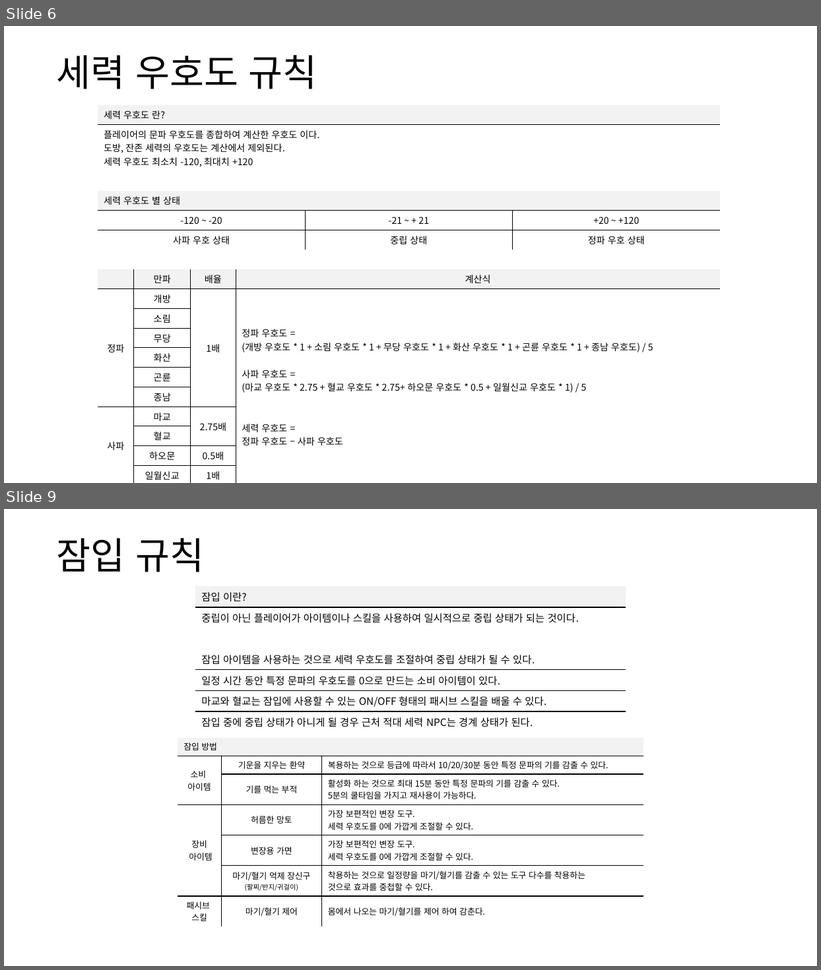
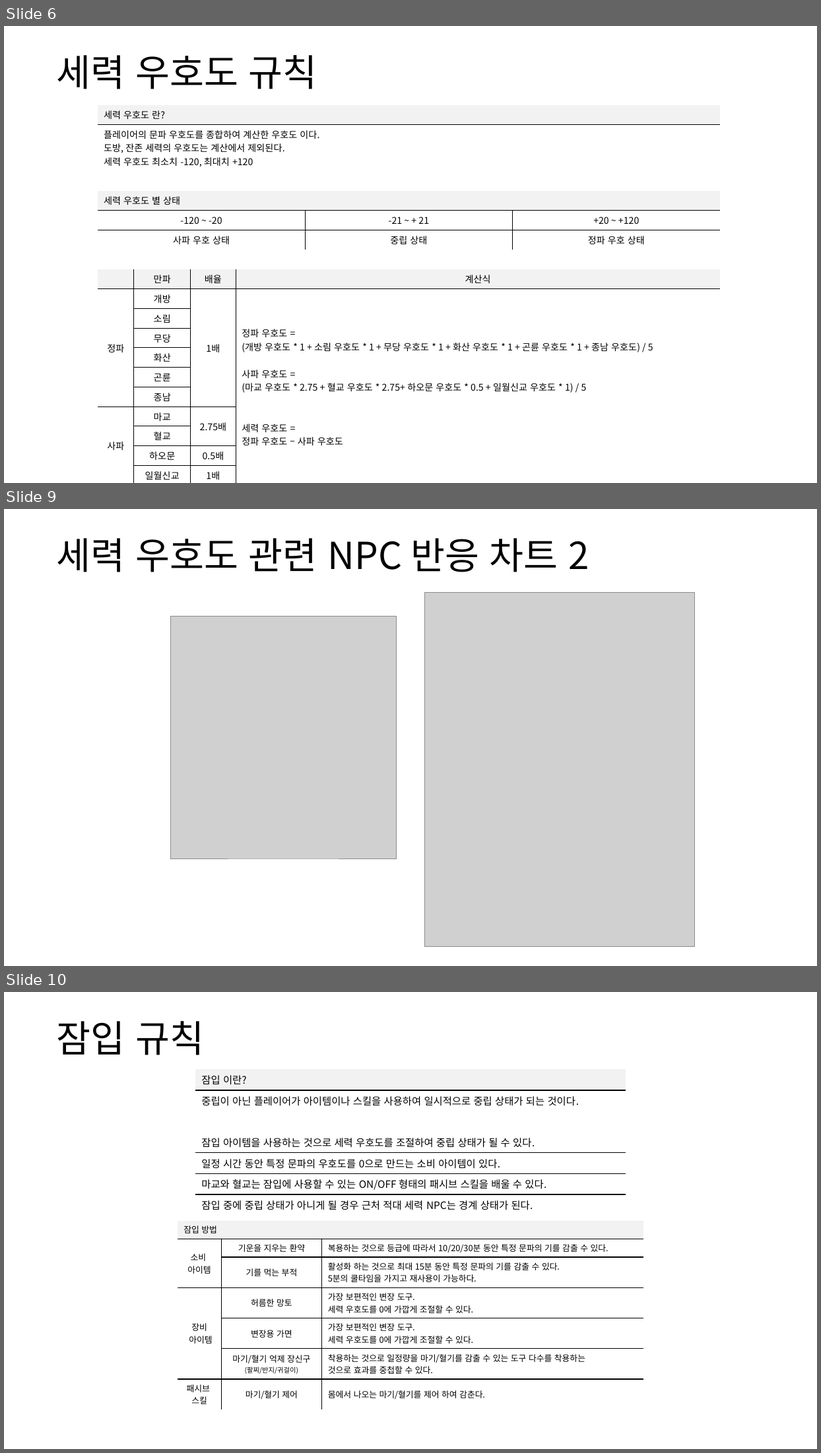
Before and after one commit to yjk0401/unityenginebasic_9th, a slide deck: 기획/방랑엽사전/세력 시스템 기획서.pptx. Shown one above the other, each under a label of ours: slides 6 and 9 before the commit, slides 6, 9 and 10 after it; the slides between them are not shown. The pictures are 821x970 and 821x1453 pixels, drawn with LibreOffice and Linux fonts; fonts in the diff are those of the drawing; grey boxes stand for pictures. Boxes give left, top, right and bottom in pixels: in the first picture for what was removed or moved away, otherwise in the second. Text is boxed around its words. In the diff, an @@ line names an element or a change of style, - is before the commit and + after.

```diff
--- a/기획/방랑엽사전/세력 시스템 기획서.pptx
+++ b/기획/방랑엽사전/세력 시스템 기획서.pptx
@@ slide 9 added at <box>4,509,817,966</box>, background #FFFFFF @@
@@ text added at <box>56,538,589,572</box>, 44 pt, text #000000 @@
+세력 우호도 관련 NPC 반응 차트 2
@@ picture added at <box>425,593,694,947</box> @@
@@ picture added at <box>170,617,396,859</box> @@
@@ what was slide 9 is now slide 10 @@
```
Also in this commit, not shown: 3 slides changed, 10 other files.
